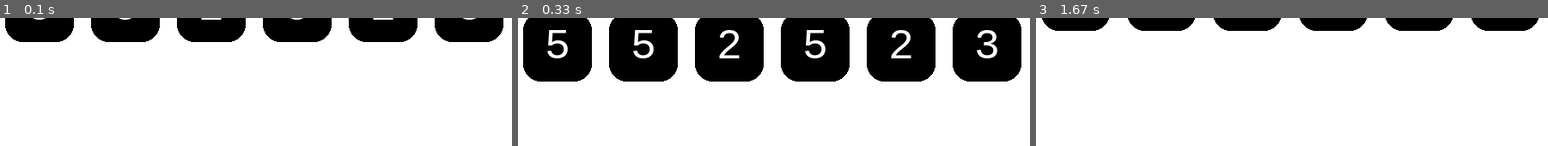
Above: before the commit, frames 1-3 (left to right).
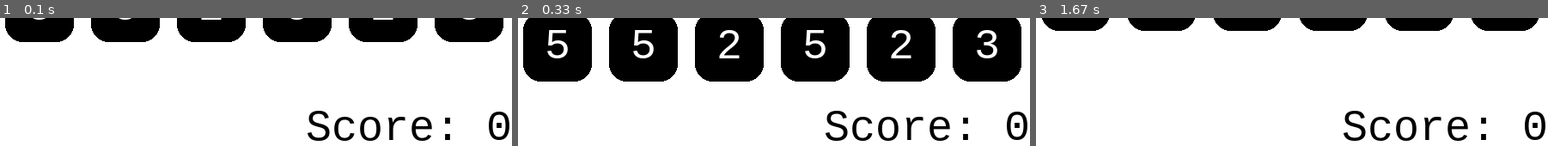
Above: after the commit, the same moments.

Repository: sillypantscoder/pygame_dice
Game: pygame game, started from main.py
Two runs of this game, one before a commit and one after it. Both use one fixed random seed, a clock stepped at 60 frames per second and the inputs below.
Inputs (mouse positions are in pixels of both pictures, inside the frame that each line leads up to):
- Up to frame 1 (0.1 s): no input
- Up to frame 2 (0.33 s): no input
- Up to frame 3 (1.67 s): press the mouse at (1292, 93) at 0.37 s; move the mouse to (1230, 89) at 0.47 s; release the mouse at (1169, 85) at 0.6 s; press the mouse at (1292, 93) at 0.7 s; move the mouse to (1322, 94) at 0.8 s; release the mouse at (1348, 97) at 0.93 s; press the mouse at (1292, 93) at 1.03 s; move the mouse to (1307, 74) at 1.13 s; release the mouse at (1327, 53) at 1.27 s; press the mouse at (1292, 93) at 1.37 s; move the mouse to (1332, 79) at 1.47 s; release the mouse at (1368, 66) at 1.6 s

The runs differ from the first frame. In frame 1, 2.4% of the frame differs, in the area x 60-100%, y 72-96%; in frame 2, 2.4%; in frame 3, 2.4%.

Commit message:
Added score

Diff:
--- a/main.py
+++ b/main.py
@@ -11,16 +11,21 @@
 FONTHEIGHT = FONT.render("0", True, BLACK).get_height()
 DICE_HEIGHT = 0
 TEXTHEIGHT = 0
+SCREENSIZE = [len(DICE) * ZOOM, ZOOM + FONTHEIGHT]
+SCORE = 0
+SCORE_ANIMATION_LEFT = 0
 
-screen = pygame.display.set_mode((len(DICE) * ZOOM, ZOOM + FONTHEIGHT))
+screen = pygame.display.set_mode(SCREENSIZE)
 
 def reroll():
 	global DICE
 	global DICE_HEIGHT
 	global TEXTHEIGHT
+	global SCORE_ANIMATION_LEFT
 	DICE = random.choices([1, 2, 3, 4, 5, 6], k=len(DICE))
 	DICE_HEIGHT = -ZOOM
 	TEXTHEIGHT = FONTHEIGHT
+	SCORE_ANIMATION_LEFT = None
 
 reroll()
 
@@ -40,10 +45,20 @@
 		rendered = FONT.render(str(i), True, WHITE)
 		screen.blit(rendered, ((50 + x) - (rendered.get_width() / 2), (50 + DICE_HEIGHT) - (rendered.get_height() / 2)))
 		x += 100
+	# Total
 	DICE_HEIGHT /= 1.1
 	if DICE_HEIGHT >= -1: TEXTHEIGHT /= 1.6
 	rendered = FONT.render("Total: " + str(sum(DICE)), True, BLACK)
 	screen.blit(rendered, (0, 100 + TEXTHEIGHT))
+	if TEXTHEIGHT <= 0.1:
+		if SCORE_ANIMATION_LEFT == None:
+			SCORE_ANIMATION_LEFT = sum(DICE)
+		elif SCORE_ANIMATION_LEFT > 0:
+			SCORE += 1
+			SCORE_ANIMATION_LEFT -= 1
+	# Score
+	rendered = FONT.render("Score: " + str(SCORE), True, BLACK)
+	screen.blit(rendered, (SCREENSIZE[0] - rendered.get_width(), SCREENSIZE[1] - rendered.get_height()))
 	# FLIP
 	pygame.display.flip()
 	c.tick(60)
